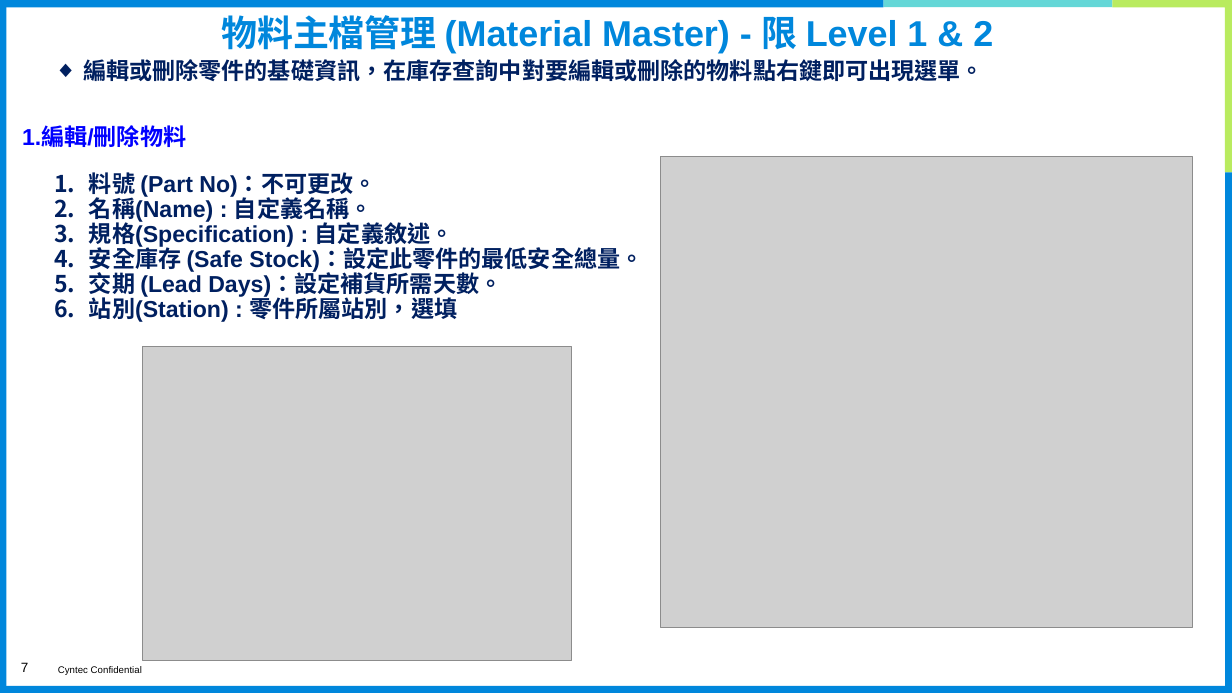
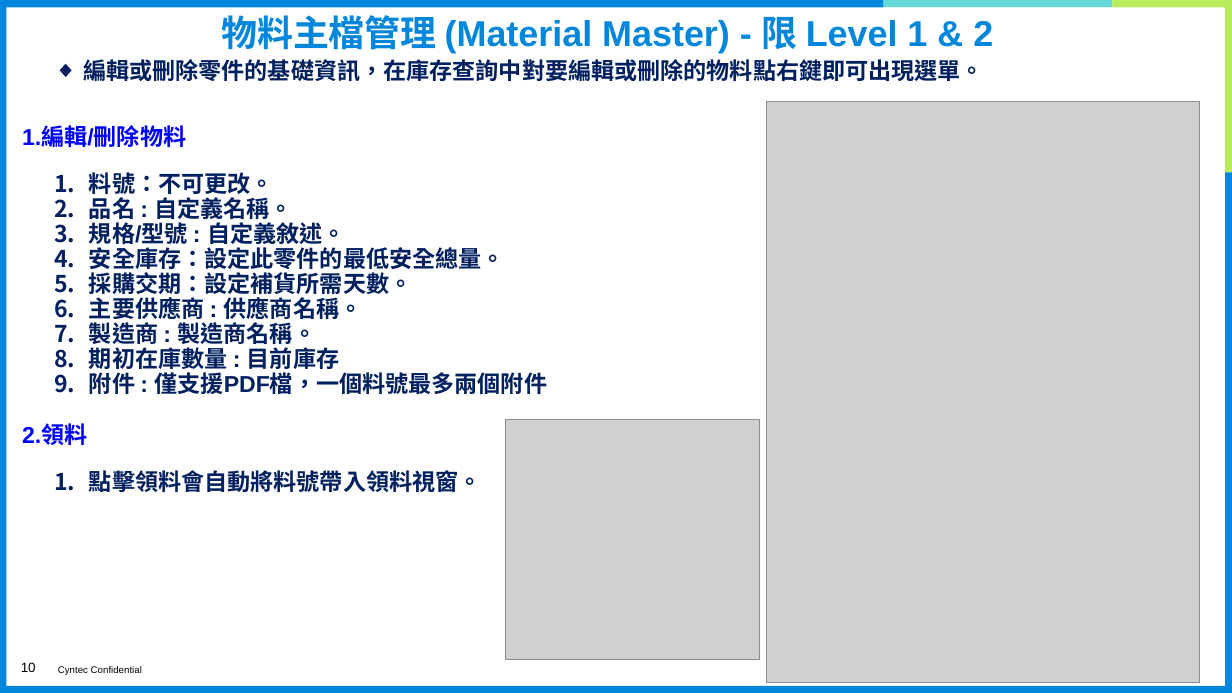
Before and after one commit to eHsuan/PartsManager, a slide deck: slide 10 of doc/使用說明(中文).pptx (slide 7 before the commit). Drawn at 1232x693 pixels with LibreOffice and Linux fonts; fonts in the diff are those of the drawing; grey boxes stand for pictures; background and template pictures are left out. Boxes give left, top, right and bottom in pixels: in the first picture for what was removed or moved away, otherwise in the second. Text is boxed around its words. In the diff, an @@ line names an element or a change of style, - is before the commit and + after.

```diff
--- a/doc/使用說明(中文).pptx
+++ b/doc/使用說明(中文).pptx
@@ picture resized from (x1=661, y1=157, x2=1192, y2=628) to (x1=767, y1=102, x2=1200, y2=682) @@
@@ text at (x1=89, y1=172, x2=547, y2=394): text changed @@
-1. 料號 (Part No)：不可更改。
-2. 名稱(Name) : 自定義名稱。
-3. 規格(Specification) : 自定義敘述。
-4. 安全庫存 (Safe Stock)：設定此零件的最低安全總量。
-5. 交期 (Lead Days)：設定補貨所需天數。
-6. 站別(Station) : 零件所屬站別，選填
+1. 料號：不可更改。
+2. 品名 : 自定義名稱。
+3. 規格/型號 : 自定義敘述。
+4. 安全庫存：設定此零件的最低安全總量。
+5. 採購交期：設定補貨所需天數。
+6. 主要供應商 : 供應商名稱。
+7. 製造商 : 製造商名稱。
+8. 期初在庫數量 : 目前庫存
+9. 附件 : 僅支援PDF檔，一個料號最多兩個附件
@@ picture removed at (x1=142, y1=347, x2=572, y2=661) @@
@@ text added at (x1=22, y1=425, x2=87, y2=445), 18 pt, text #0000FF, bold @@
+2.領料
@@ picture added at (x1=506, y1=420, x2=759, y2=660) @@
@@ text added at (x1=89, y1=470, x2=482, y2=492), 18 pt, text #002060, bold @@
+1. 點擊領料會自動將料號帶入領料視窗。
@@ page number at (x1=21, y1=662, x2=36, y2=672): text changed @@
-7
+10
```
Also in this commit, not shown: 4 other slides changed, 3 slides added, 19 other files.
